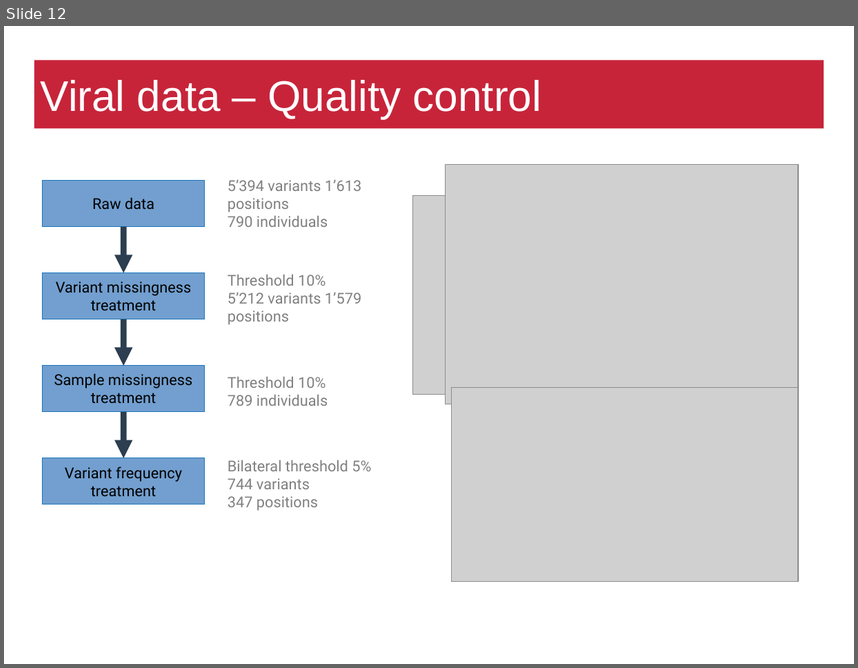
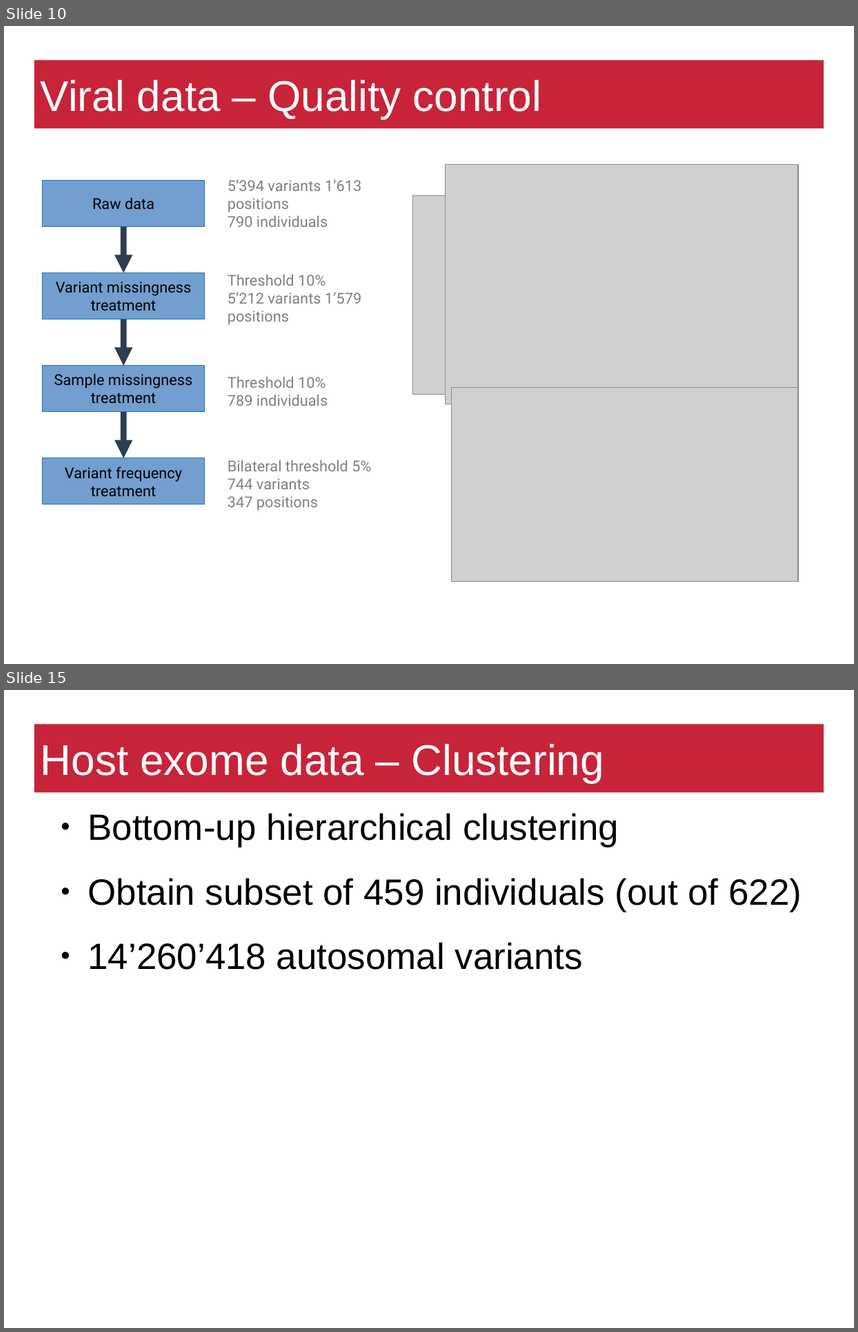
Before and after one commit to matthiaszeller/HBV, a slide deck: Presentation.odp. Shown one above the other, each under a label of ours: slide 12 before the commit, slides 10 and 15 after it; the slides between them are not shown. The pictures are 858x668 and 858x1332 pixels, drawn with LibreOffice and Linux fonts; fonts in the diff are those of the drawing; grey boxes stand for pictures; background and template pictures are left out. Boxes give left, top, right and bottom in pixels: in the first picture for what was removed or moved away, otherwise in the second. Text is boxed around its words. In the diff, an @@ line names an element or a change of style, - is before the commit and + after.

```diff
--- a/Presentation.odp
+++ b/Presentation.odp
@@ slide 15 added at (4, 690, 854, 1328), background #FFFFFF @@
@@ title added at (34, 724, 824, 793), fill #C7243A, 40 pt, text #FFFFFF @@
+Host exome data – Clustering
@@ text added at (88, 813, 802, 969), 34.1 pt, text #000000 @@
+● Bottom-up hierarchical clustering
+● Obtain subset of 459 individuals (out of 622)
+● 14’260’418 autosomal variants
@@ page number added at (648, 1283, 846, 1327), 14 pt, text #FFFFFF @@
+15
@@ what was slide 12 is now slide 10 @@
```
Also in this commit, not shown: 9 slides changed, 8 other slides added, 2 slides removed.
